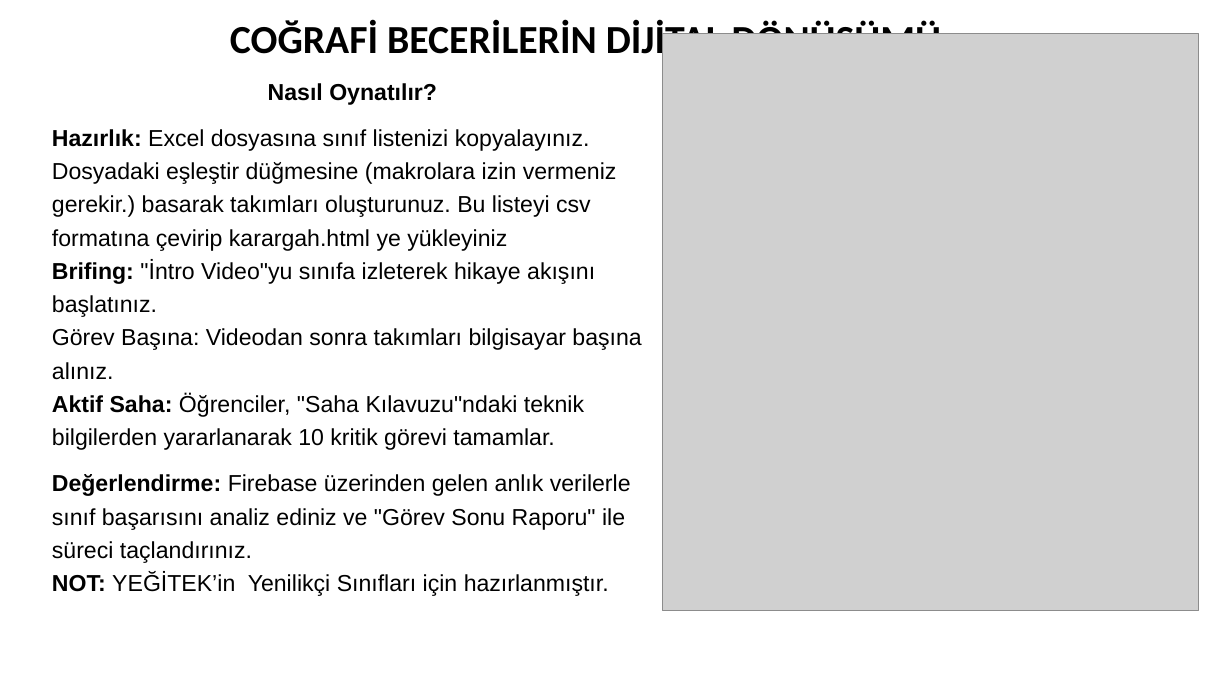
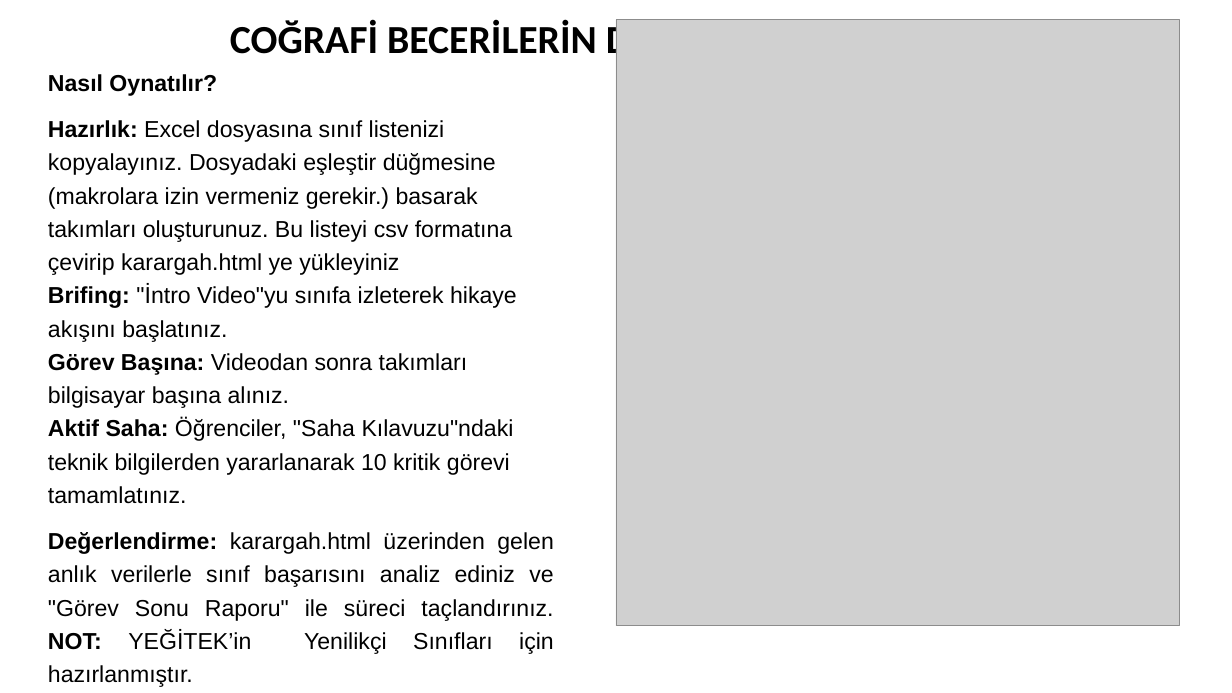
Before and after one commit to net0008/egitseloyun, a slide deck: slide 3 of assets/pdf/cografi_becerilerin_dijital_donusumu.pptx. Drawn at 1232x693 pixels with LibreOffice and Linux fonts; fonts in the diff are those of the drawing; grey boxes stand for pictures. Boxes give left, top, right and bottom in pixels: in the first picture for what was removed or moved away, otherwise in the second. Text is boxed around its words. In the diff, an @@ line names an element or a change of style, - is before the commit and + after.

```diff
--- a/assets/pdf/cografi_becerilerin_dijital_donusumu.pptx
+++ b/assets/pdf/cografi_becerilerin_dijital_donusumu.pptx
@@ picture: place and size @@
-picture at [663,33,1200,611]
+picture at [616,19,1180,626]
@@ subtitle "Nasıl Oynatılır?": place and size @@
-subtitle "Nasıl Oynatılır?" at [52,83,641,596]
+subtitle "Nasıl Oynatılır?" at [48,74,554,687]
@@ subtitle at [48,74,217,96]: alignment centre to justified @@
@@ subtitle at [48,120,554,687]: text changed @@
-Hazırlık: Excel dosyasına sınıf listenizi kopyalayınız. Dosyadaki eşleştir düğmesine (makrolara izin vermeniz gerekir.) basarak takımları oluşturunuz. Bu listeyi csv formatına çevirip karargah.html ye yükleyiniz
-Brifing: "İntro Video"yu sınıfa izleterek hikaye akışını başlatınız.
-Görev Başına: Videodan sonra takımları bilgisayar başına alınız.
-Aktif Saha: Öğrenciler, "Saha Kılavuzu"ndaki teknik bilgilerden yararlanarak 10 kritik görevi tamamlar.
-Değerlendirme: Firebase üzerinden gelen anlık verilerle sınıf başarısını analiz ediniz ve "Görev Sonu Raporu" ile süreci taçlandırınız.
-NOT: YEĞİTEK’in Yenilikçi Sınıfları için hazırlanmıştır.
+Hazırlık: Excel dosyasına sınıf listenizi kopyalayınız. Dosyadaki eşleştir düğmesine (makrolara izin vermeniz gerekir.) basarak takımları oluşturunuz. Bu listeyi csv formatına çevirip karargah.html ye yükleyiniz
+Brifing: "İntro Video"yu sınıfa izleterek hikaye
+akışını başlatınız.
+Görev Başına: Videodan sonra takımları bilgisayar başına alınız.
+Aktif Saha: Öğrenciler, "Saha Kılavuzu"ndaki teknik bilgilerden yararlanarak 10 kritik görevi tamamlatınız.
+Değerlendirme: karargah.html üzerinden gelen anlık verilerle sınıf başarısını analiz ediniz ve "Görev Sonu Raporu" ile süreci taçlandırınız.
+NOT: YEĞİTEK’in Yenilikçi Sınıfları için hazırlanmıştır.
```
Also in this commit, not shown: 2 other slides changed, 1 other file.
